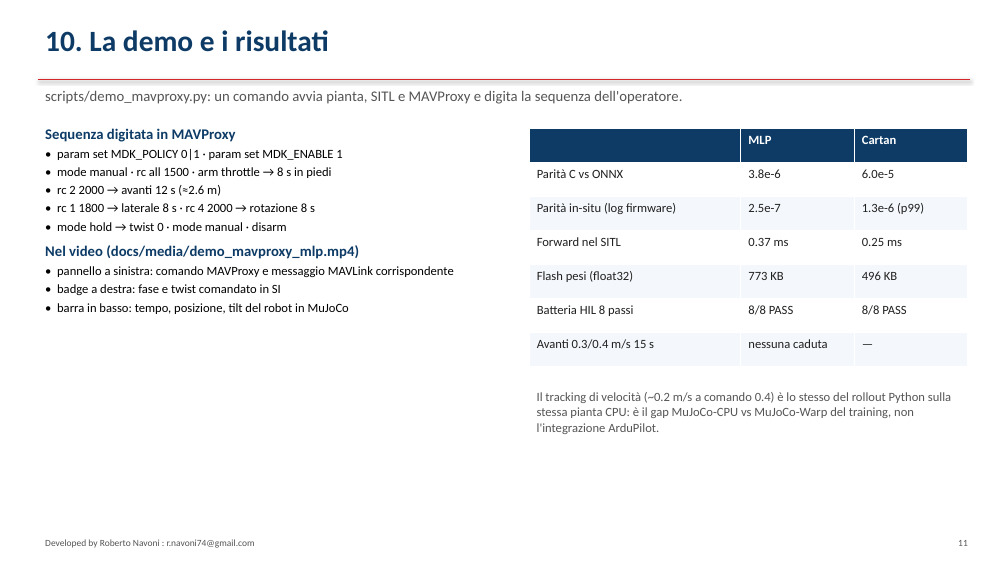
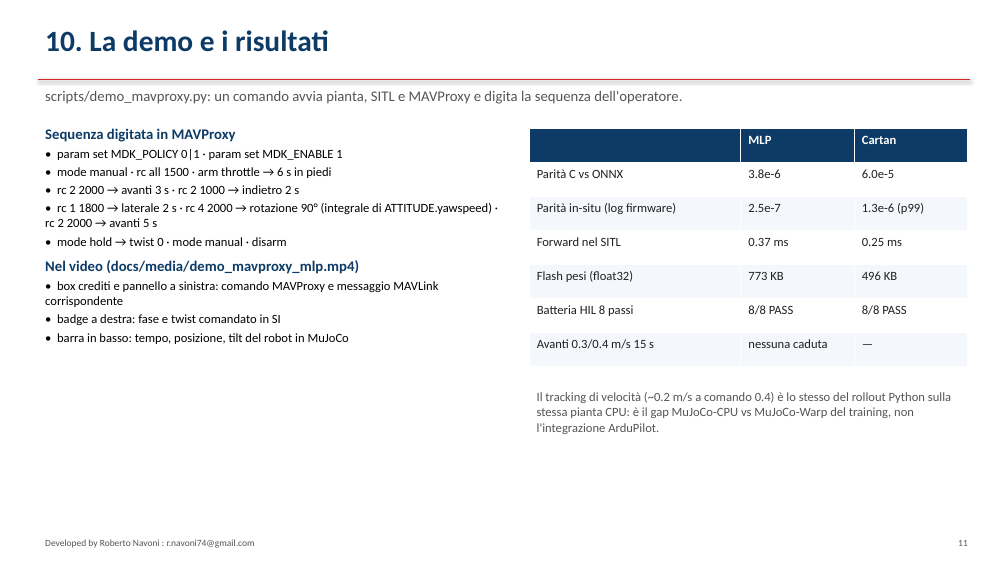
Before and after one commit to virtualrobotix/Arudpilot-Neural-Mixer, a slide deck: slide 11 of docs/architettura-integrazione.pptx. Drawn at 1008x567 pixels with LibreOffice and Linux fonts; fonts in the diff are those of the drawing. Boxes give left, top, right and bottom in pixels: in the first picture for what was removed or moved away, otherwise in the second. Text is boxed around its words. In the diff, an @@ line names an element or a change of style, - is before the commit and + after.

Commit message:
Architecture deck in English (architecture-integration.pptx/pdf); builder generates IT and EN
Developed by Roberto Navoni : r.navoni74@gmail.com

```diff
--- a/docs/architettura-integrazione.pptx
+++ b/docs/architettura-integrazione.pptx
@@ text at (45, 167, 493, 227): text changed @@
-• mode manual · rc all 1500 · arm throttle → 8 s in piedi
-• rc 2 2000 → avanti 12 s (≈2.6 m)
-• rc 1 1800 → laterale 8 s · rc 4 2000 → rotazione 8 s
+• mode manual · rc all 1500 · arm throttle → 6 s in piedi
+• rc 2 2000 → avanti 3 s · rc 2 1000 → indietro 2 s
+• rc 1 1800 → laterale 2 s · rc 4 2000 → rotazione 90° (integrale di ATTITUDE.yawspeed) · rc 2 2000 → avanti 5 s
@@ text at (45, 281, 438, 307): text changed @@
-• pannello a sinistra: comando MAVProxy e messaggio MAVLink corrispondente
+• box crediti e pannello a sinistra: comando MAVProxy e messaggio MAVLink corrispondente
```
Also in this commit, not shown: 6 other files.
